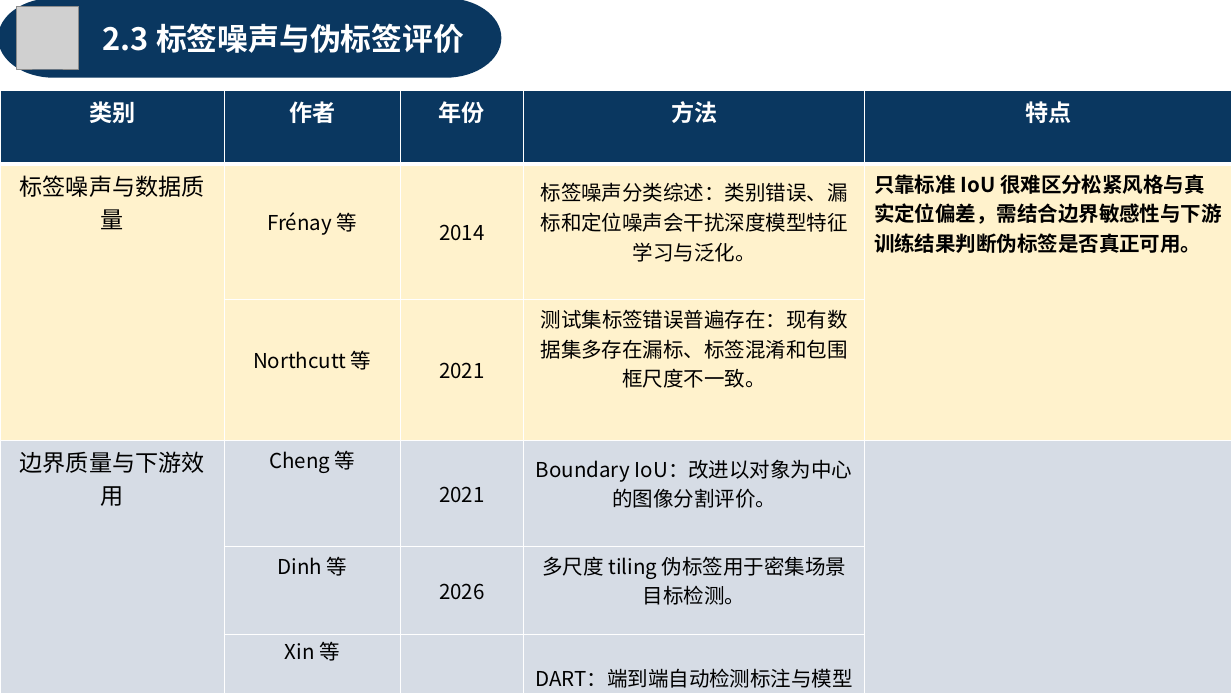
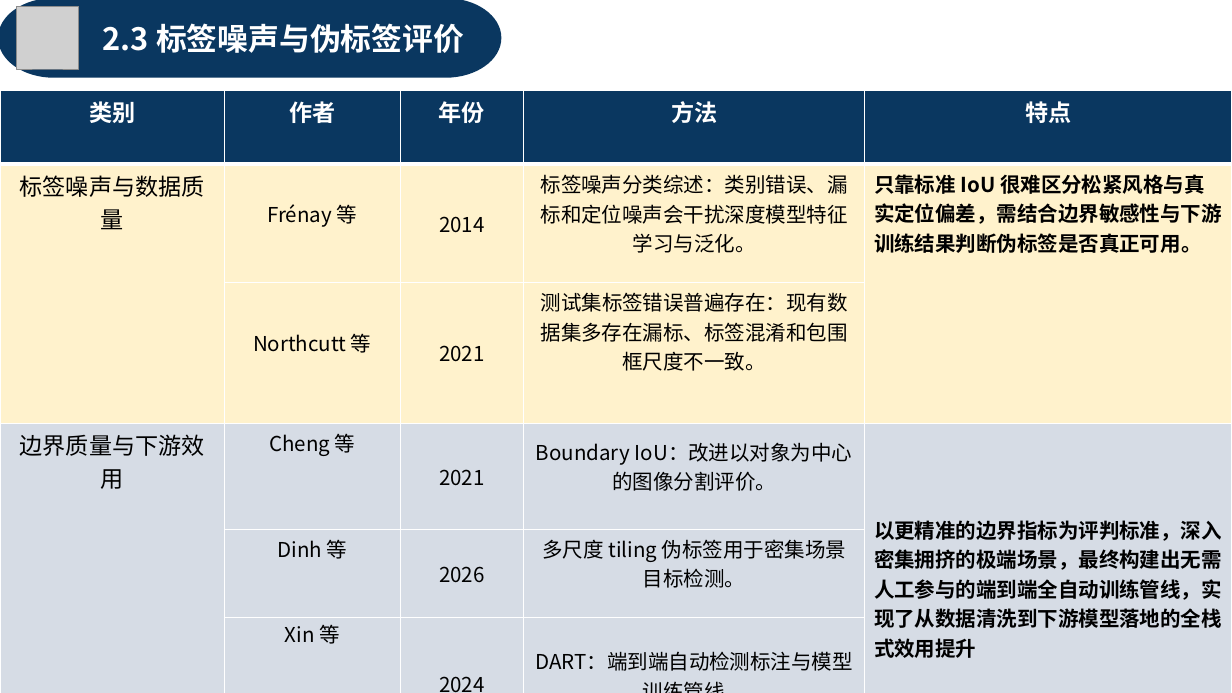
Before and after one commit to xiuli0923/paper, a slide deck: slide 10 of draft_v2.pptx. Drawn at 1232x693 pixels with LibreOffice and Linux fonts; fonts in the diff are those of the drawing; grey boxes stand for pictures; background and template pictures are left out. Boxes give left, top, right and bottom in pixels: in the first picture for what was removed or moved away, otherwise in the second. Text is boxed around its words. In the diff, an @@ line names an element or a change of style, - is before the commit and + after.

```diff
--- a/draft_v2.pptx
+++ b/draft_v2.pptx
@@ table at <box>0,91,1232,693</box> @@
-row 4, column 5: 
+row 4, column 5: 以更精准的边界指标为评判标准，深入密集拥挤的极端场景，最终构建出无需人工参与的端到端全自动训练管线，实现了从数据清洗到下游模型落地的全栈式效用提升
```
Also in this commit, not shown: 19 other slides changed, 1 slide added, 1 other file.
